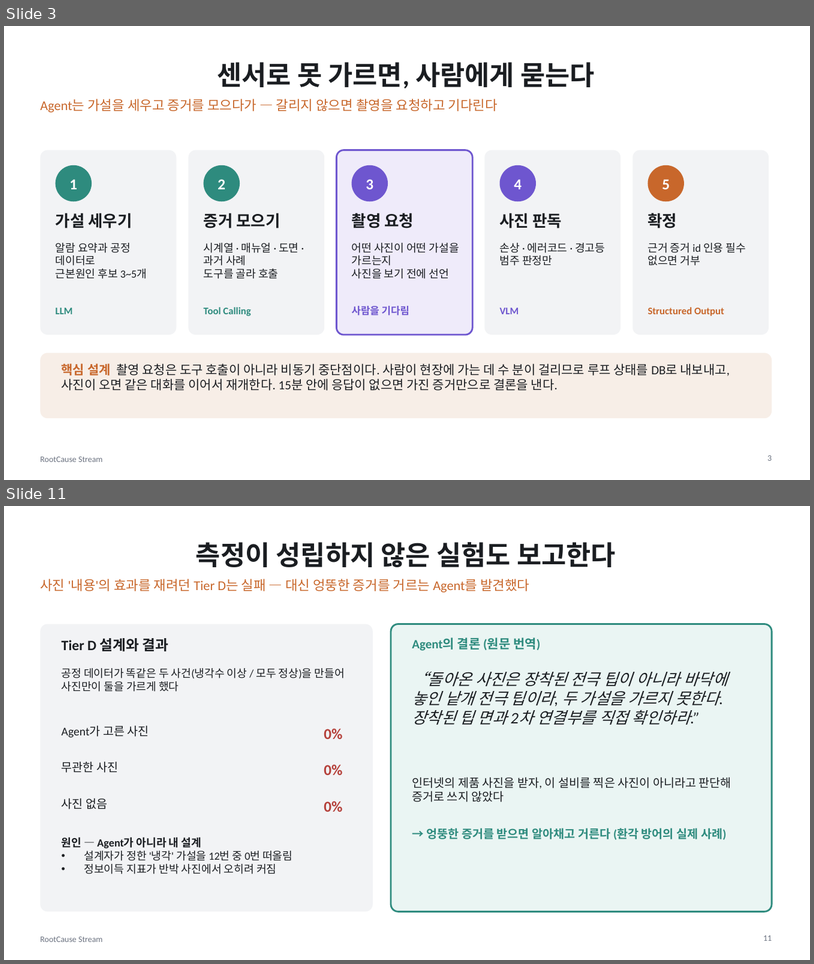
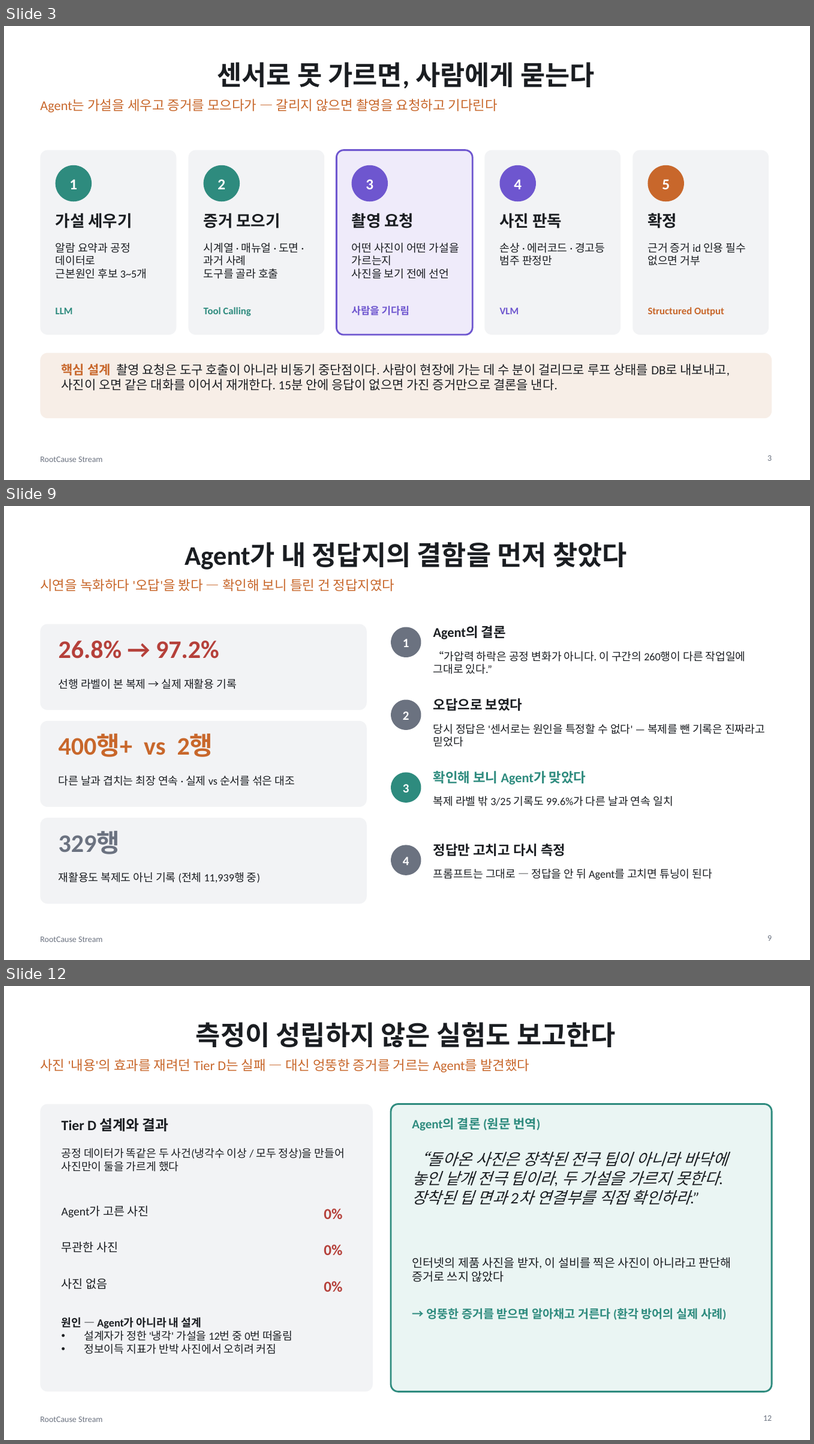
Before and after one commit to dlwogud/rootcause-stream, a slide deck: deck/RootCause_Stream_발표자료.pptx. Shown one above the other, each under a label of ours: slides 3 and 11 before the commit, slides 3, 9 and 12 after it; the slides between them are not shown. The pictures are 814x964 and 814x1444 pixels, drawn with LibreOffice and Linux fonts; fonts in the diff are those of the drawing. Boxes give left, top, right and bottom in pixels: in the first picture for what was removed or moved away, otherwise in the second. Text is boxed around its words. In the diff, an @@ line names an element or a change of style, - is before the commit and + after.

```diff
--- a/deck/RootCause_Stream_발표자료.pptx
+++ b/deck/RootCause_Stream_발표자료.pptx
@@ slide 9 added at bbox=[4, 506, 810, 960], background #FFFFFF; not listed: 1 template element that a slide beside it also shows @@
@@ title added at bbox=[185, 542, 627, 570], 32 pt, text #1A1D21, bold @@
+Agent가 내 정답지의 결함을 먼저 찾았다
@@ text added at bbox=[40, 579, 395, 591], 16 pt, text #C8672B @@
+시연을 녹화하다 '오답'을 봤다 — 확인해 보니 틀린 건 정답지였다
@@ rounded rectangle added at bbox=[40, 624, 367, 710], fill #F2F3F5 @@
@@ ellipse added at bbox=[391, 627, 422, 657], fill #6B7280 @@
@@ text added at bbox=[434, 625, 506, 639], 16 pt, text #1A1D21, bold @@
+Agent의 결론
@@ text added at bbox=[59, 640, 219, 658], 30 pt, text #B5403A, bold @@
+26.8% → 97.2%
@@ text added at bbox=[403, 639, 410, 647], 15 pt, text #FFFFFF, bold @@
+1
@@ text added at bbox=[434, 651, 746, 674], 13 pt, text #1A1D21 @@
+“가압력 하락은 공정 변화가 아니다. 이 구간의 260행이 다른 작업일에 그대로 있다.”
@@ text added at bbox=[59, 679, 236, 689], 13 pt, text #1A1D21 @@
+선행 라벨이 본 복제 → 실제 재활용 기록
@@ ellipse added at bbox=[391, 700, 422, 730], fill #6B7280 @@
@@ text added at bbox=[434, 698, 523, 711], 16 pt, text #1A1D21, bold @@
+오답으로 보였다
@@ rounded rectangle added at bbox=[40, 721, 367, 807], fill #F2F3F5 @@
@@ text added at bbox=[403, 711, 410, 720], 15 pt, text #FFFFFF, bold @@
+2
@@ text added at bbox=[59, 734, 213, 757], 30 pt, text #C8672B, bold @@
+400행+ vs 2행
@@ text added at bbox=[434, 723, 765, 747], 13 pt, text #1A1D21 @@
+당시 정답은 '센서로는 원인을 특정할 수 없다' — 복제를 뺀 기록은 진짜라고 믿었다
@@ text added at bbox=[59, 775, 295, 786], 13 pt, text #1A1D21 @@
+다른 날과 겹치는 최장 연속 · 실제 vs 순서를 섞은 대조
@@ ellipse added at bbox=[391, 772, 422, 802], fill #2E8B7E @@
@@ text added at bbox=[434, 771, 587, 784], 16 pt, text #2E8B7E, bold @@
+확인해 보니 Agent가 맞았다
@@ text added at bbox=[403, 784, 410, 792], 15 pt, text #FFFFFF, bold @@
+3
@@ text added at bbox=[434, 796, 673, 806], 13 pt, text #1A1D21 @@
+복제 라벨 밖 3/25 기록도 99.6%가 다른 날과 연속 일치
@@ rounded rectangle added at bbox=[40, 817, 367, 903], fill #F2F3F5 @@
@@ text added at bbox=[59, 831, 120, 854], 30 pt, text #6B7280, bold @@
+329행
@@ ellipse added at bbox=[391, 845, 422, 875], fill #6B7280 @@
@@ text added at bbox=[434, 843, 566, 856], 16 pt, text #1A1D21, bold @@
+정답만 고치고 다시 측정
@@ text added at bbox=[403, 856, 410, 865], 15 pt, text #FFFFFF, bold @@
+4
@@ text added at bbox=[59, 872, 260, 883], 13 pt, text #1A1D21 @@
+재활용도 복제도 아닌 기록 (전체 11,939행 중)
@@ text added at bbox=[434, 868, 713, 879], 13 pt, text #1A1D21 @@
+프롬프트는 그대로 — 정답을 안 뒤 Agent를 고치면 튜닝이 된다
@@ page number added at bbox=[768, 935, 772, 940], 10 pt, text #6B7280 @@
+9
@@ what was slide 11 is now slide 12 @@
@@ page number at bbox=[764, 1415, 772, 1420]: text changed @@
-11
+12
```
Also in this commit, not shown: 9 slides changed, 1 other slide added, 1 slide removed, 14 other files.
